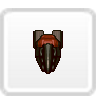
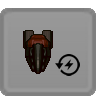
Layer changes from the first (96, 96) image to the second:
showed "Disable" over [0, 8, 96, 96]
renamed "Spaceship-Parts.png" to "Layer 17(pasted)", painted on it over [0, 8, 96, 96]
removed layer "Spaceship-Parts.png" (2nd of 2, in "Layer 9") from group "Layer 9" over [0, 8, 96, 96]
